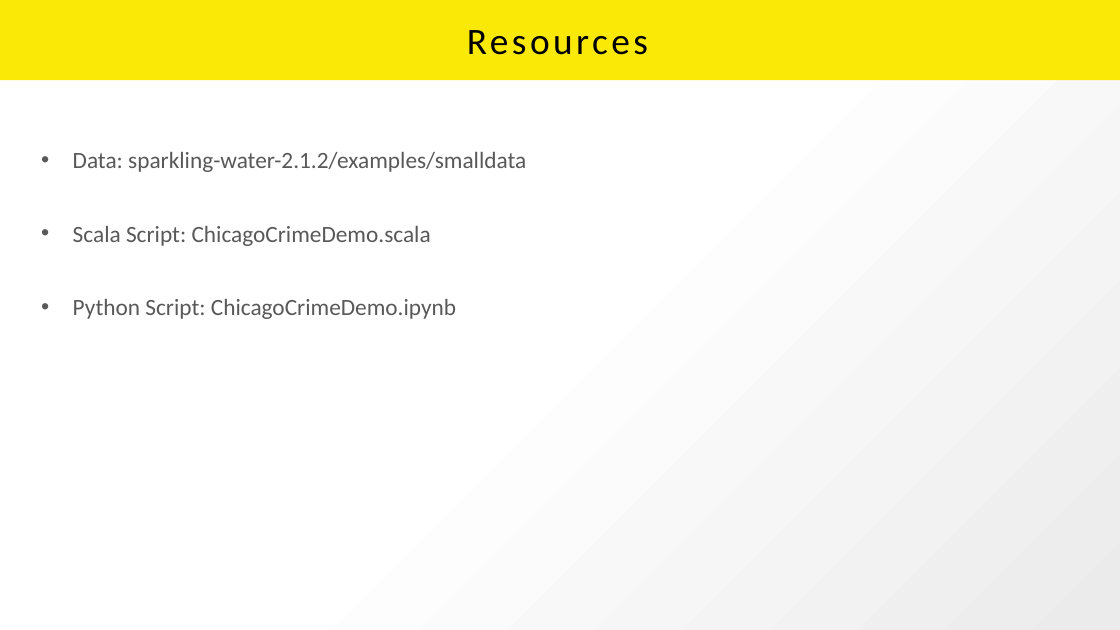
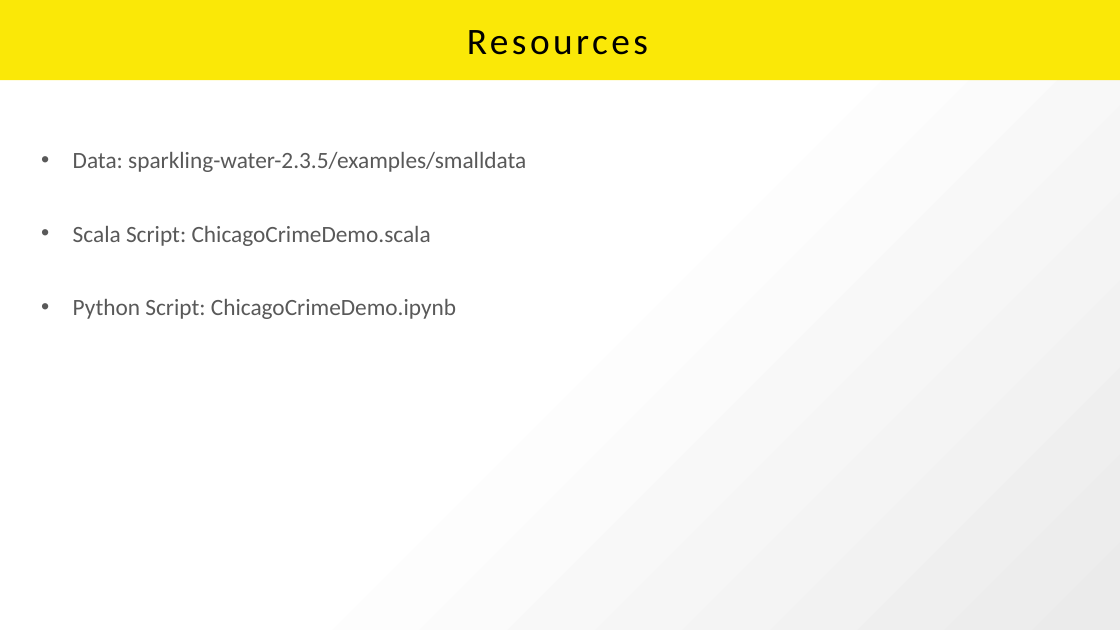
Before and after one commit to h2oai/h2o-tutorials, a slide deck: slide 15 of training/sparklingwater_training/SparklingWater_Hands_On_Session.pptx. Drawn at 1120x630 pixels with LibreOffice and Linux fonts; fonts in the diff are those of the drawing; background and template pictures are left out. Boxes give left, top, right and bottom in pixels: in the first picture for what was removed or moved away, otherwise in the second. Text is boxed around its words. In the diff, an @@ line names an element or a change of style, - is before the commit and + after.

Commit message:
Update Sparkling Water slides

```diff
--- a/training/sparklingwater_training/SparklingWater_Hands_On_Session.pptx
+++ b/training/sparklingwater_training/SparklingWater_Hands_On_Session.pptx
@@ text at [73,152,526,172]: text changed @@
-• Data: sparkling-water-2.1.2/examples/smalldata
+• Data: sparkling-water-2.3.5/examples/smalldata
```
Also in this commit, not shown: 2 other slides changed, 1 other file.
